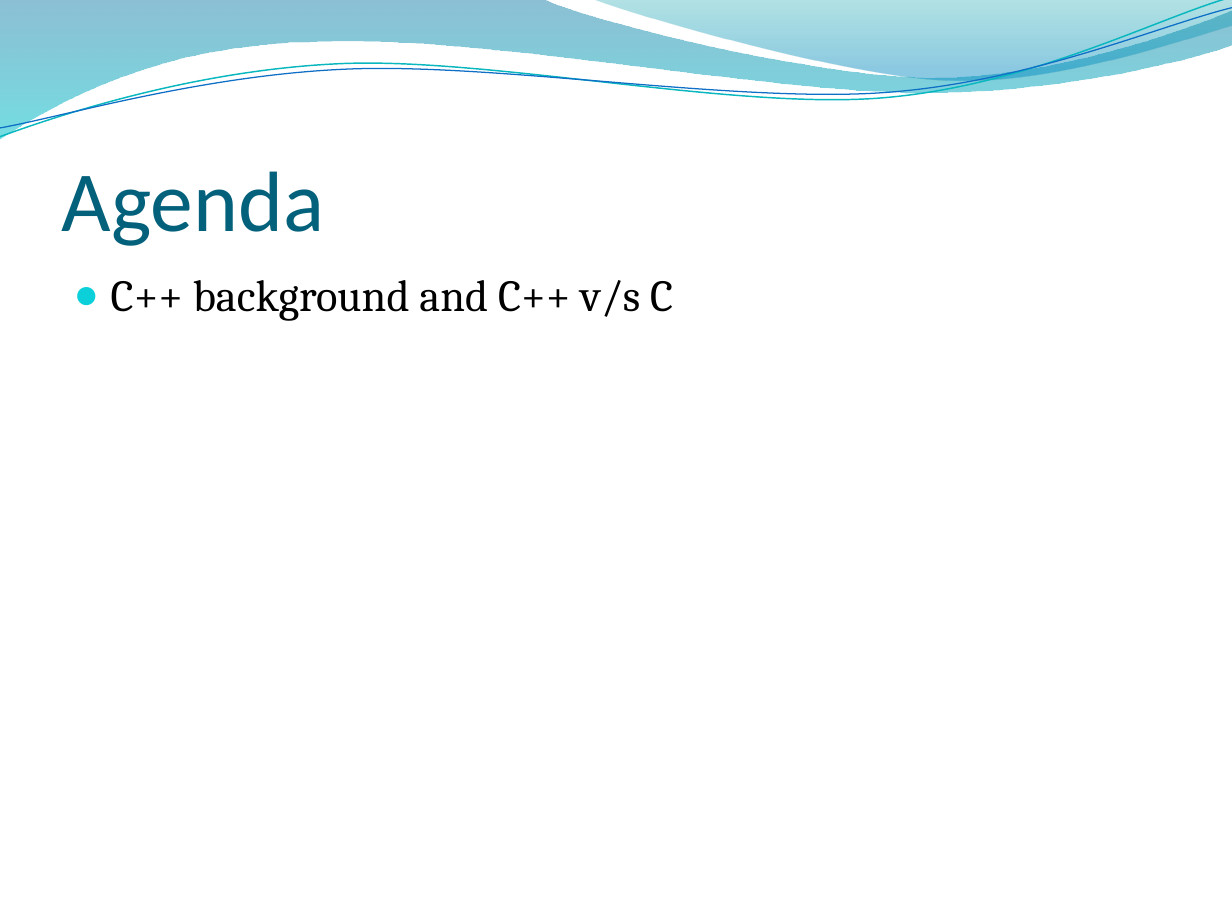
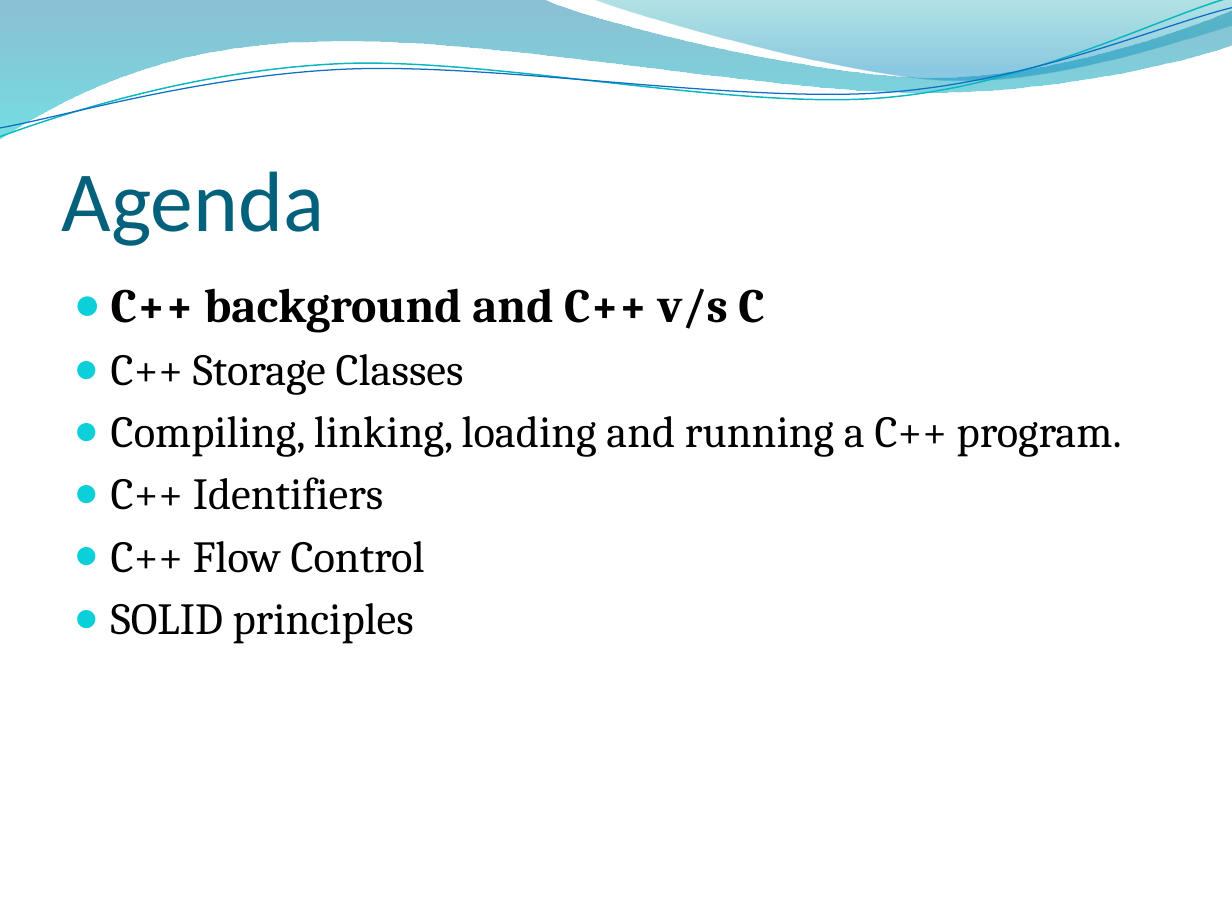
Before and after one commit to shivanandnaik/Presentations, a slide deck: slide 2 of c++.pptx. Drawn at 1232x924 pixels with LibreOffice and Linux fonts; fonts in the diff are those of the drawing; background and template pictures are left out. Boxes give left, top, right and bottom in pixels: in the first picture for what was removed or moved away, otherwise in the second. Text is boxed around its words. In the diff, an @@ line names an element or a change of style, - is before the commit and + after.

```diff
--- a/c++.pptx
+++ b/c++.pptx
@@ text "C++ background and C++ v/s ...": place and size @@
-text "C++ background and C++ v/s ..." at [111, 280, 673, 321]
+text "C++ background and C++ v/s ..." at [111, 288, 1122, 644]
@@ text at [111, 288, 764, 332]: size 26 to 28 pt, bold on in "C++ background and C++ v/s C" @@
@@ text at [111, 354, 1122, 644]: paragraphs added @@
+● C++ Storage Classes
+● Compiling, linking, loading and running a C++ program.
+● C++ Identifiers
+● C++ Flow Control
+● SOLID principles
```
Also in this commit, not shown: 1 other slide changed, 24 slides added.
